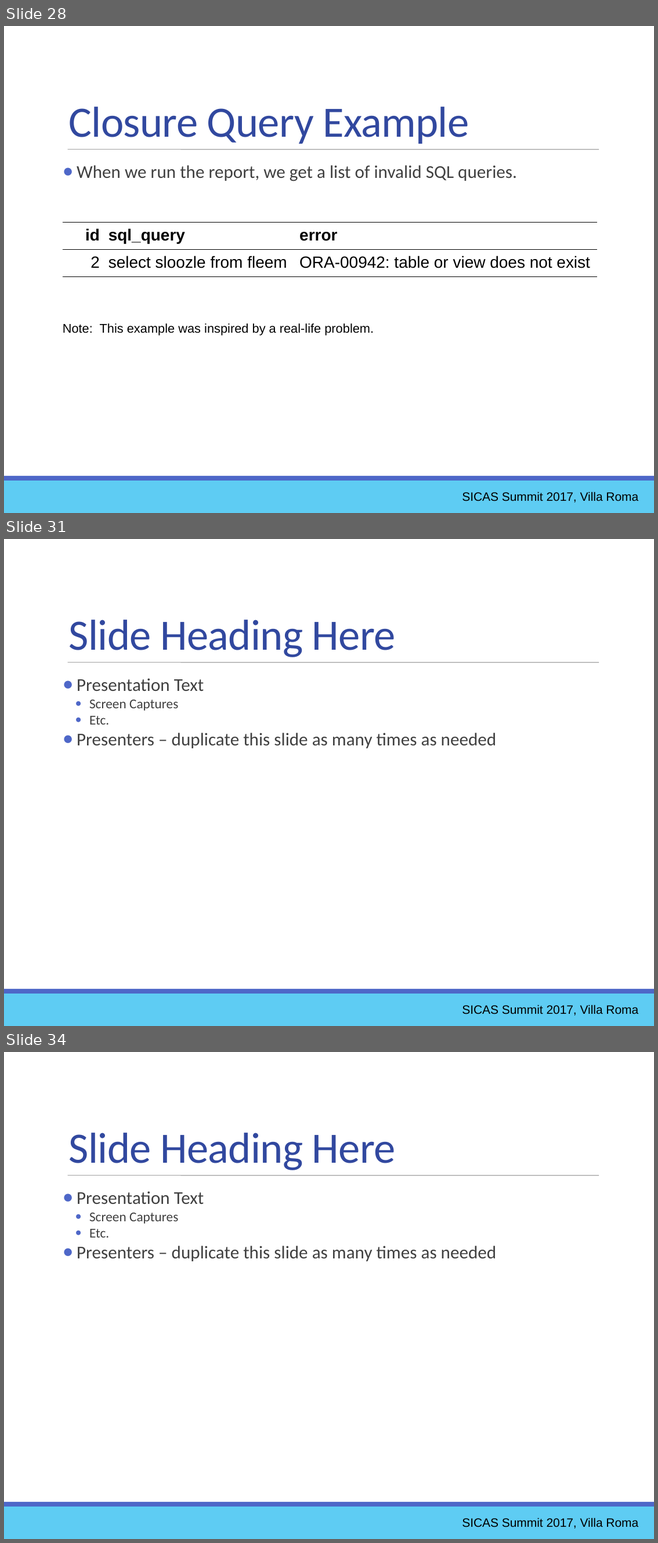
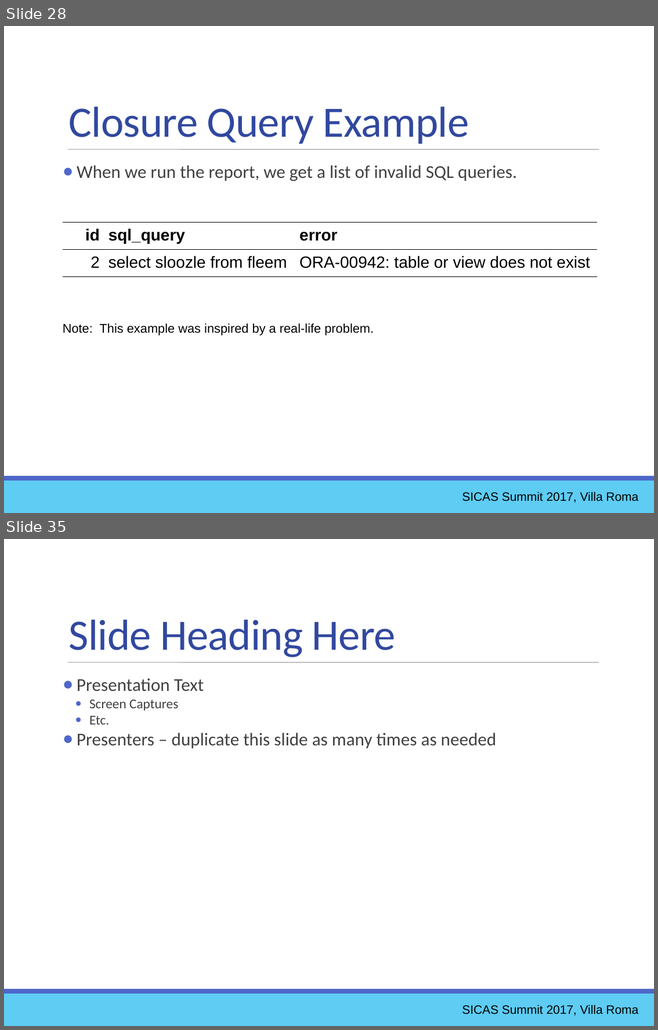
Before and after one commit to ewcole/simple_report, a slide deck: docs/SICAS_2017/Cole_Drop-In Reporting with Groovy.pptx. Shown one above the other, each under a label of ours: slides 28, 31 and 34 before the commit, slides 28 and 35 after it; the slides between them are not shown. The pictures are 658x1543 and 658x1030 pixels, drawn with LibreOffice and Linux fonts; fonts in the diff are those of the drawing. Boxes give left, top, right and bottom in pixels: in the first picture for what was removed or moved away, otherwise in the second. Text is boxed around its words. In the diff, an @@ line names an element or a change of style, - is before the commit and + after.

```diff
--- a/docs/SICAS_2017/Cole_Drop-In Reporting with Groovy.pptx
+++ b/docs/SICAS_2017/Cole_Drop-In Reporting with Groovy.pptx
@@ slide 31 removed at (x1=4, y1=539, x2=654, y2=1026), background #FFFFFF; not listed: 3 template elements that a slide beside it also shows @@
@@ text removed at (x1=69, y1=620, x2=396, y2=657) @@
-Slide Heading Here
@@ text removed at (x1=76, y1=678, x2=496, y2=748) @@
-● Presentation Text
-      ● Screen Captures
-      ● Etc.
-● Presenters – duplicate this slide as many times as needed
@@ text removed at (x1=462, y1=1005, x2=638, y2=1016) @@
-SICAS Summit 2017, Villa Roma
@@ what was slide 34 is now slide 35 @@
```
Also in this commit, not shown: 14 slides changed, 2 slides added, 1 other slide removed, 2 other files.
